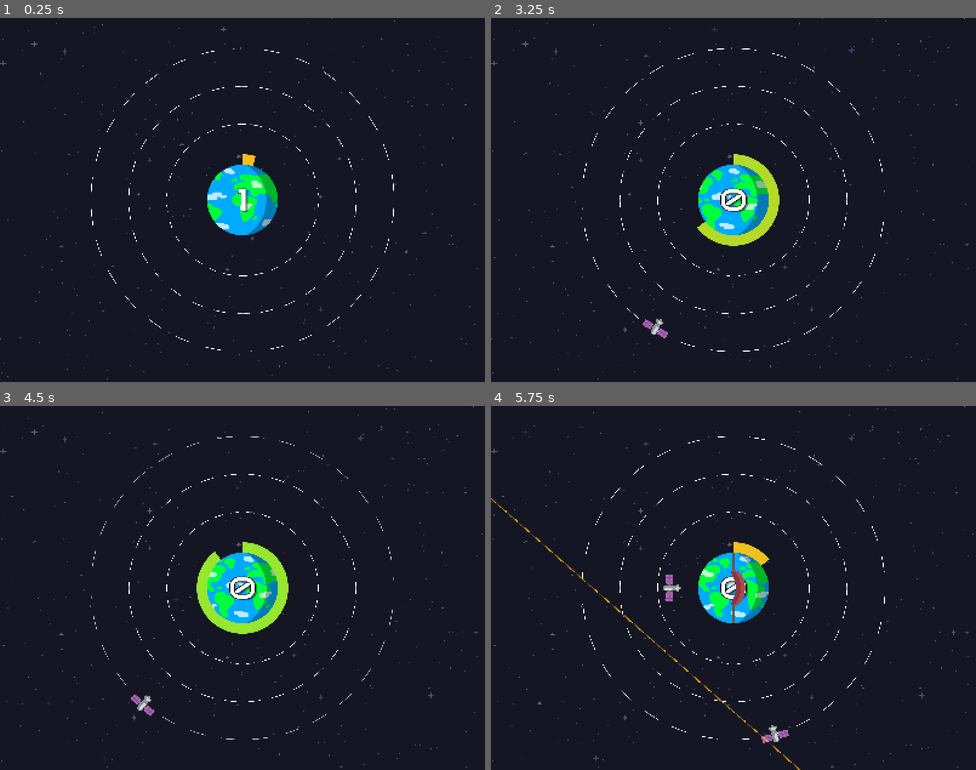
Above: before the commit, frames 1-4 (two rows, left to right).
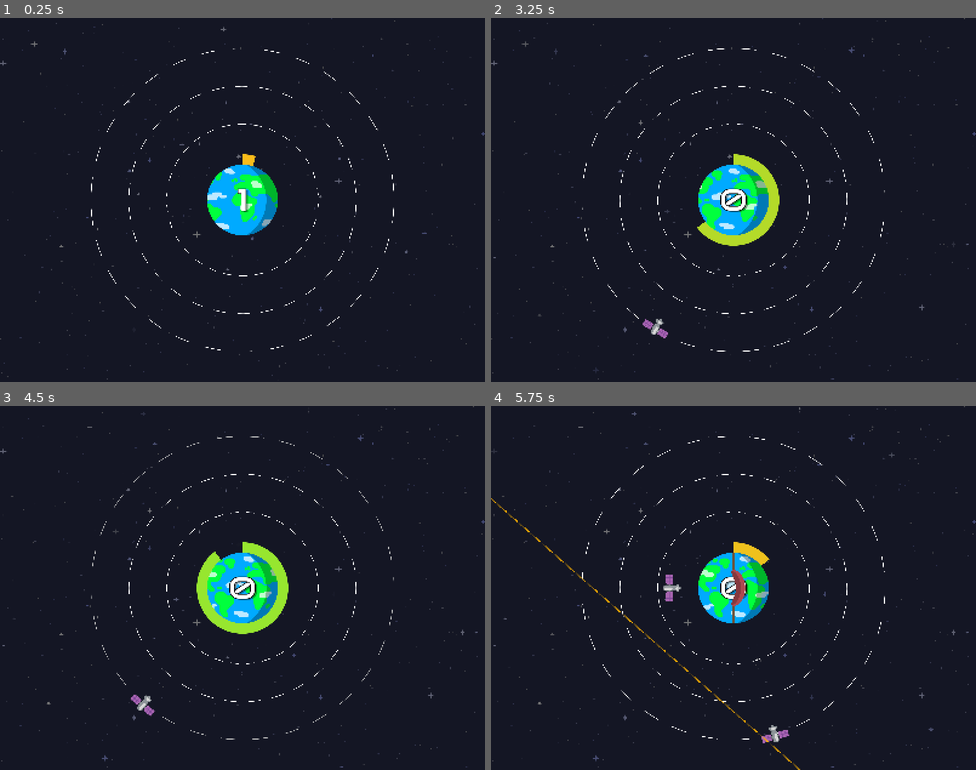
Above: after the commit, the same moments.

Repository: Andreas-R/GmtkJam2025
Game: Godot game, scene res://Scenes/_Asteroids.tscn
Two runs of this game, one before a commit and one after it. Both use one fixed random seed, a clock stepped at 60 frames per second and the inputs below. This scene is started directly instead of the project's main scene.
Inputs (mouse positions are in pixels of both pictures, inside the frame that each line leads up to):
- Up to frame 1 (0.25 s): no input
- Up to frame 2 (3.25 s): drag from (733, 200) to (782, 119) at 0.52 s; drag from (733, 200) to (709, 272) at 1.27 s; move the mouse to (733, 200) at 2.02 s; click (733, 200) at 2.1 s; drag from (733, 200) to (588, 145) at 2.77 s
- Up to frame 3 (4.5 s): move the mouse to (388, 642) at 3.52 s; click (388, 642) at 3.6 s; drag from (97, 533) to (242, 588) at 4.27 s
- Up to frame 4 (5.75 s): move the mouse to (757, 588) at 5.02 s; click (757, 588) at 5.1 s

The runs differ from the first frame. In frame 1, 0.2% of the frame differs, in the area x 0-100%, y 0-100%; in frame 2, 0.3%; in frame 3, 0.3%; in frame 4, 0.3%.

Commit message:
Update Camera2D.tscn

Diff:
--- a/gmtkjam2025/Prefabs/Camera2D.tscn
+++ b/gmtkjam2025/Prefabs/Camera2D.tscn
@@ -9,12 +9,10 @@
 metadata/_snap_enabled = true
 
 [sub_resource type="Gradient" id="Gradient_sm5vq"]
-offsets = PackedFloat32Array(0.00643087, 1)
-colors = PackedColorArray(0.224, 0.244533, 0.4, 1, 0.4, 0.4, 0.4, 1)
+colors = PackedColorArray(0.168, 0.1834, 0.3, 1, 0.3, 0.3, 0.3, 1)
 
 [sub_resource type="Gradient" id="Gradient_8yga3"]
-offsets = PackedFloat32Array(0.00643087, 1)
-colors = PackedColorArray(0.224, 0.244533, 0.4, 1, 0.4, 0.4, 0.4, 1)
+colors = PackedColorArray(0.252, 0.2751, 0.45, 1, 0.45, 0.45, 0.45, 1)
 
 [node name="Camera2D" type="Camera2D"]
 zoom = Vector2(0.5, 0.5)
@@ -35,13 +33,13 @@
 
 [node name="CrossStarsParticleSystem" type="CPUParticles2D" parent="."]
 z_index = -100
-amount = 200
+amount = 300
 texture = ExtResource("2_63k0p")
 lifetime = 10.0
 preprocess = 10.0
 emission_shape = 3
 emission_rect_extents = Vector2(4000, 3000)
 gravity = Vector2(0, 0)
-scale_amount_min = 0.5
+scale_amount_min = 0.4
 color_ramp = SubResource("Gradient_a21cb")
 color_initial_ramp = SubResource("Gradient_8yga3")
